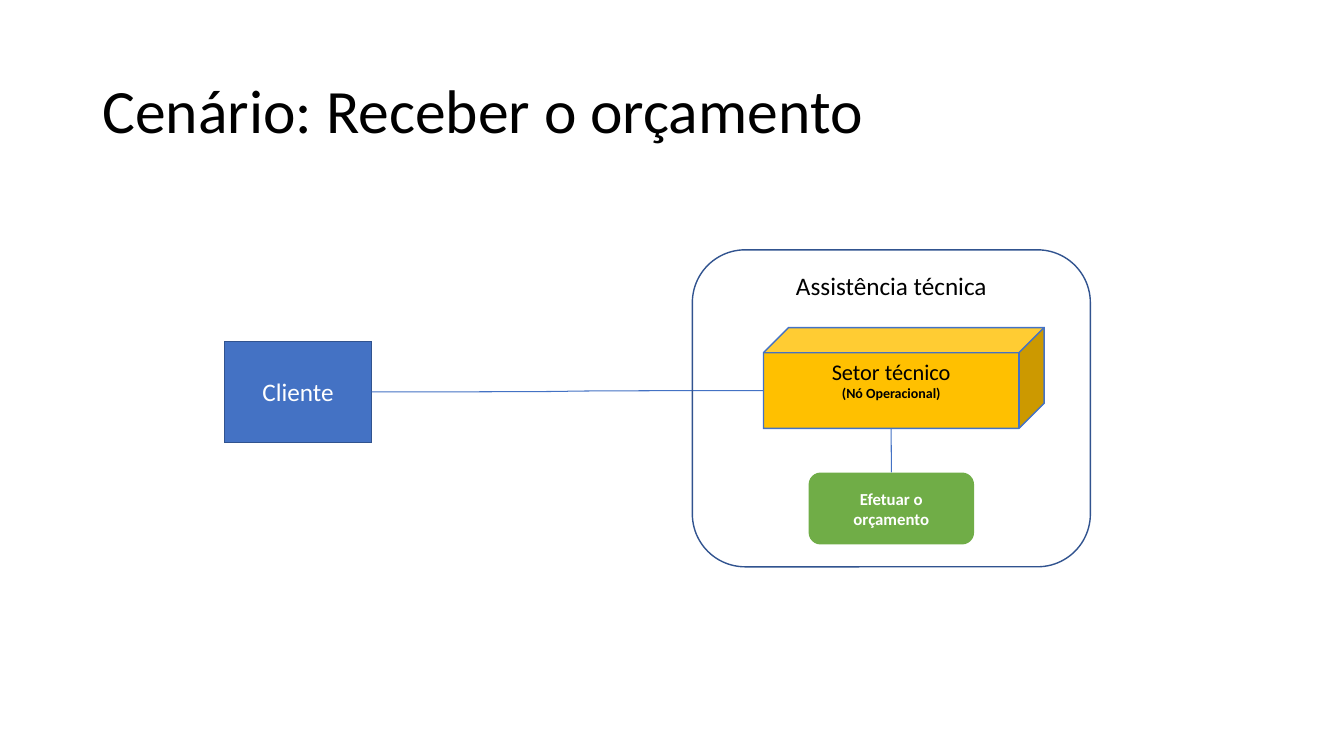
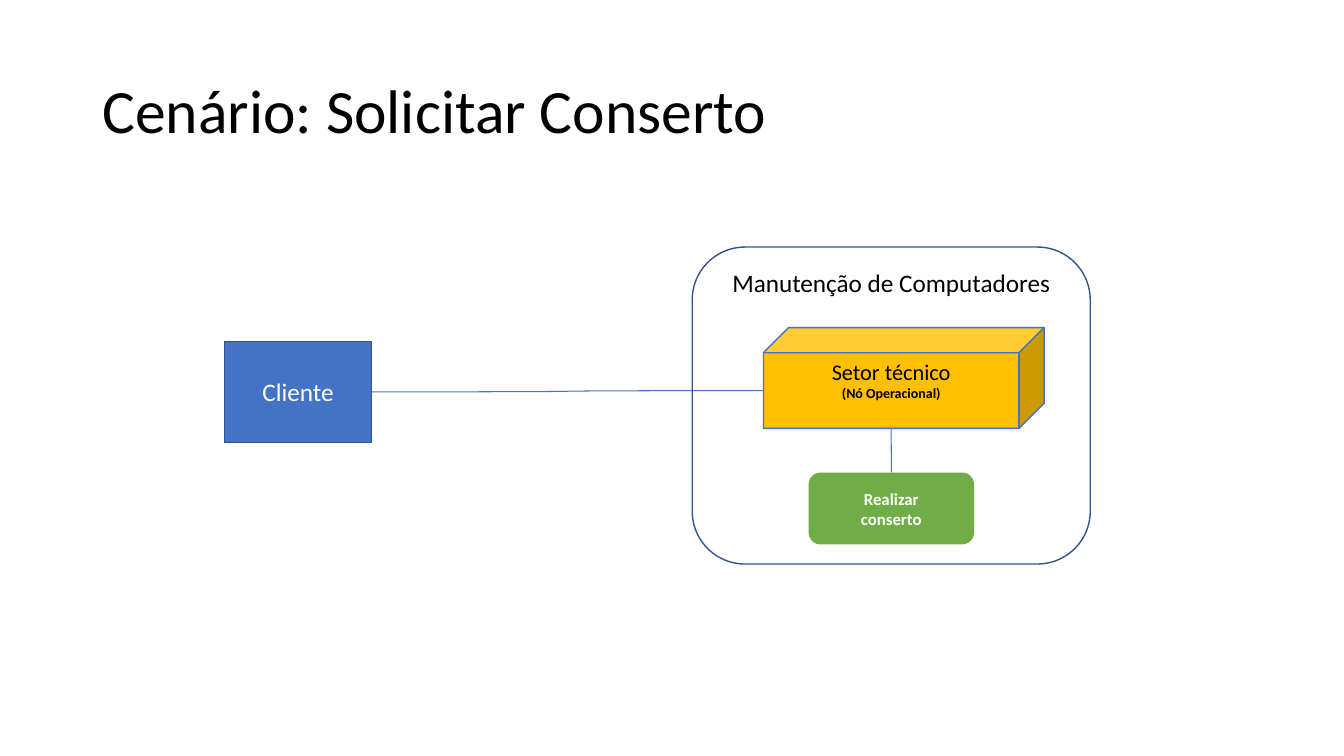
Before and after one commit to Vini505/Artefatos0, a slide deck: slide 3 of artefatos/15. Arquitetura de Negócio para cada Cenário.pptx. Drawn at 1344x756 pixels with LibreOffice and Linux fonts; fonts in the diff are those of the drawing. Boxes give left, top, right and bottom in pixels: in the first picture for what was removed or moved away, otherwise in the second. Text is boxed around its words. In the diff, an @@ line names an element or a change of style, - is before the commit and + after.

```diff
--- a/artefatos/15. Arquitetura de Negócio para cada Cenário.pptx
+++ b/artefatos/15. Arquitetura de Negócio para cada Cenário.pptx
@@ title at (102,90,766,134): text changed @@
-Cenário: Receber o orçamento
+Cenário: Solicitar Conserto
@@ text in rounded rectangle at (732,274,1050,297): text changed @@
-Assistência técnica
+Manutenção de Computadores
@@ text in rounded rectangle at (861,493,922,525): text changed @@
-Efetuar o
-orçamento
+Realizar
+conserto
```
Also in this commit, not shown: 4 other slides changed.
